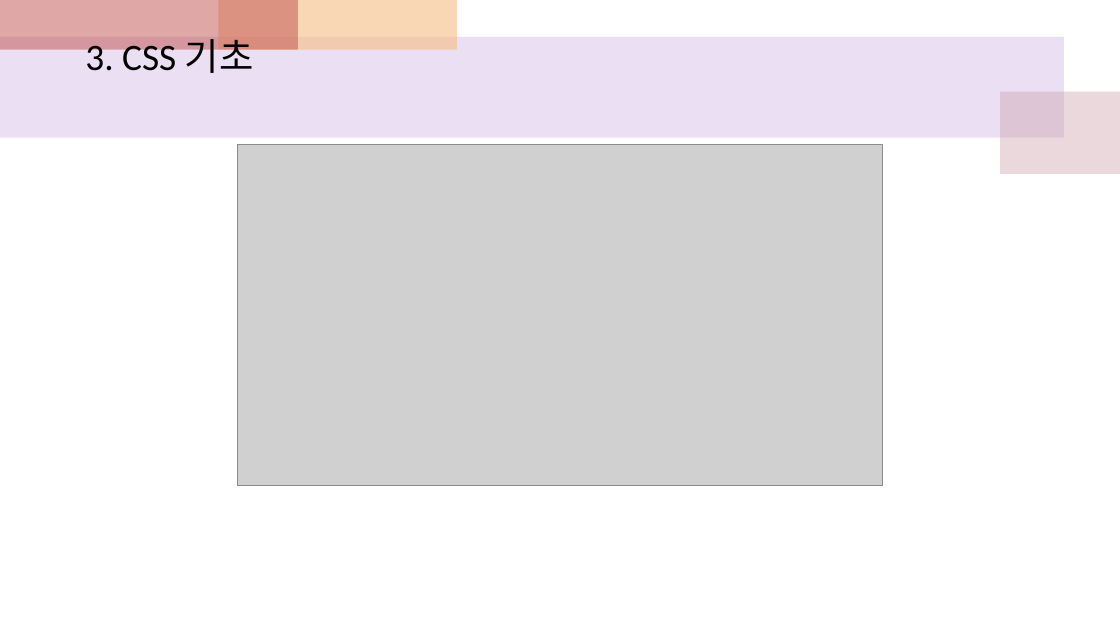
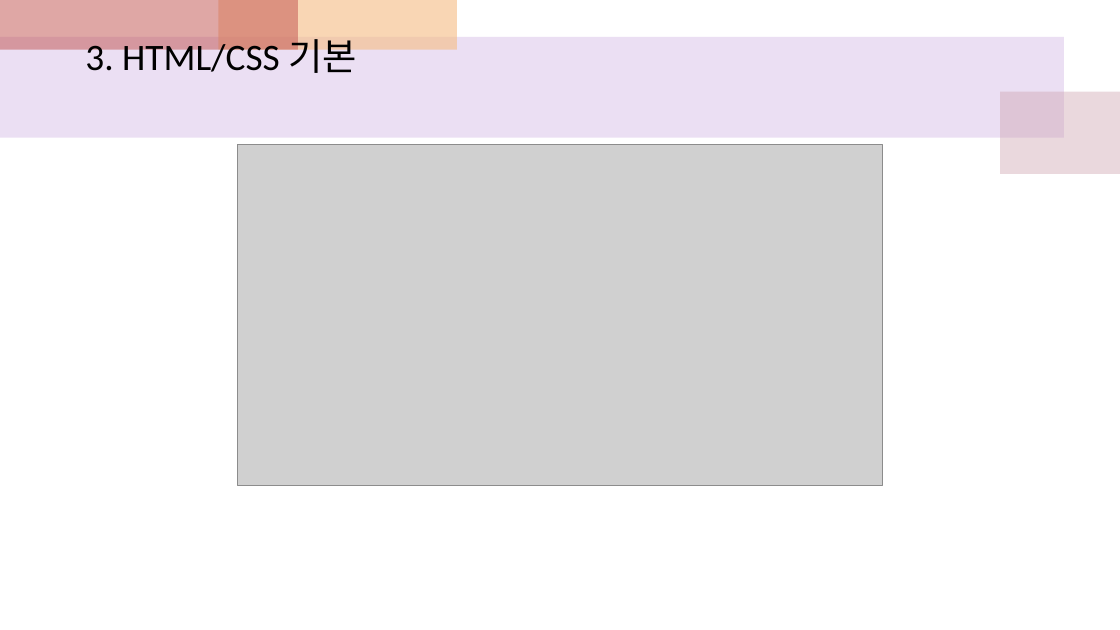
Before and after one commit to sonsungjong/html_css, a slide deck: slide 39 of htmlcss수업참고자료.pptx (slide 49 before the commit). Drawn at 1120x630 pixels with LibreOffice and Linux fonts; fonts in the diff are those of the drawing; grey boxes stand for pictures. Boxes give left, top, right and bottom in pixels: in the first picture for what was removed or moved away, otherwise in the second. Text is boxed around its words. In the diff, an @@ line names an element or a change of style, - is before the commit and + after.

```diff
--- a/htmlcss수업참고자료.pptx
+++ b/htmlcss수업참고자료.pptx
@@ text at box(85, 32, 358, 80): text changed @@
-3. CSS 기초
+3. HTML/CSS 기본
```
Also in this commit, not shown: 7 other slides changed, 12 slides added, 12 slides removed.
